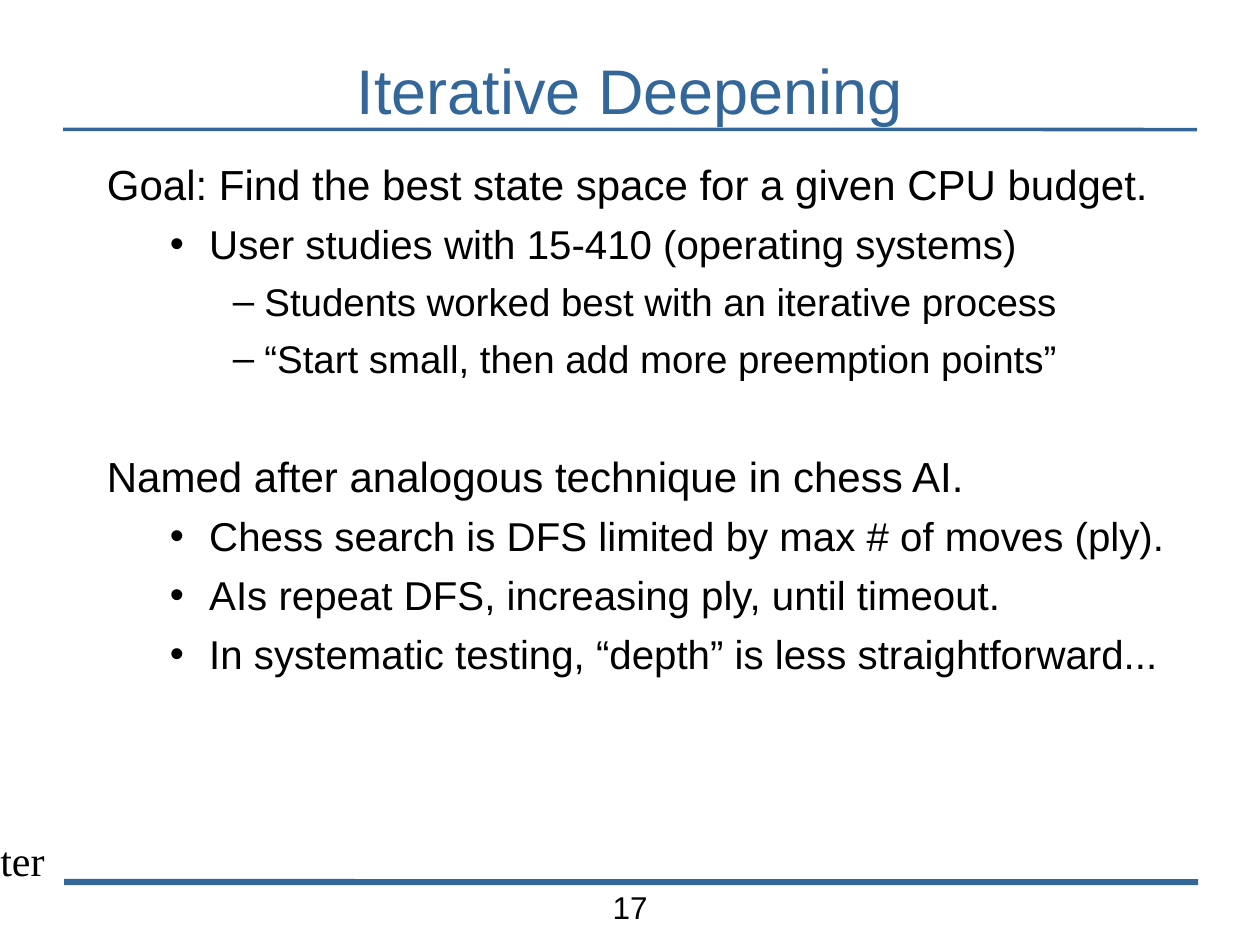
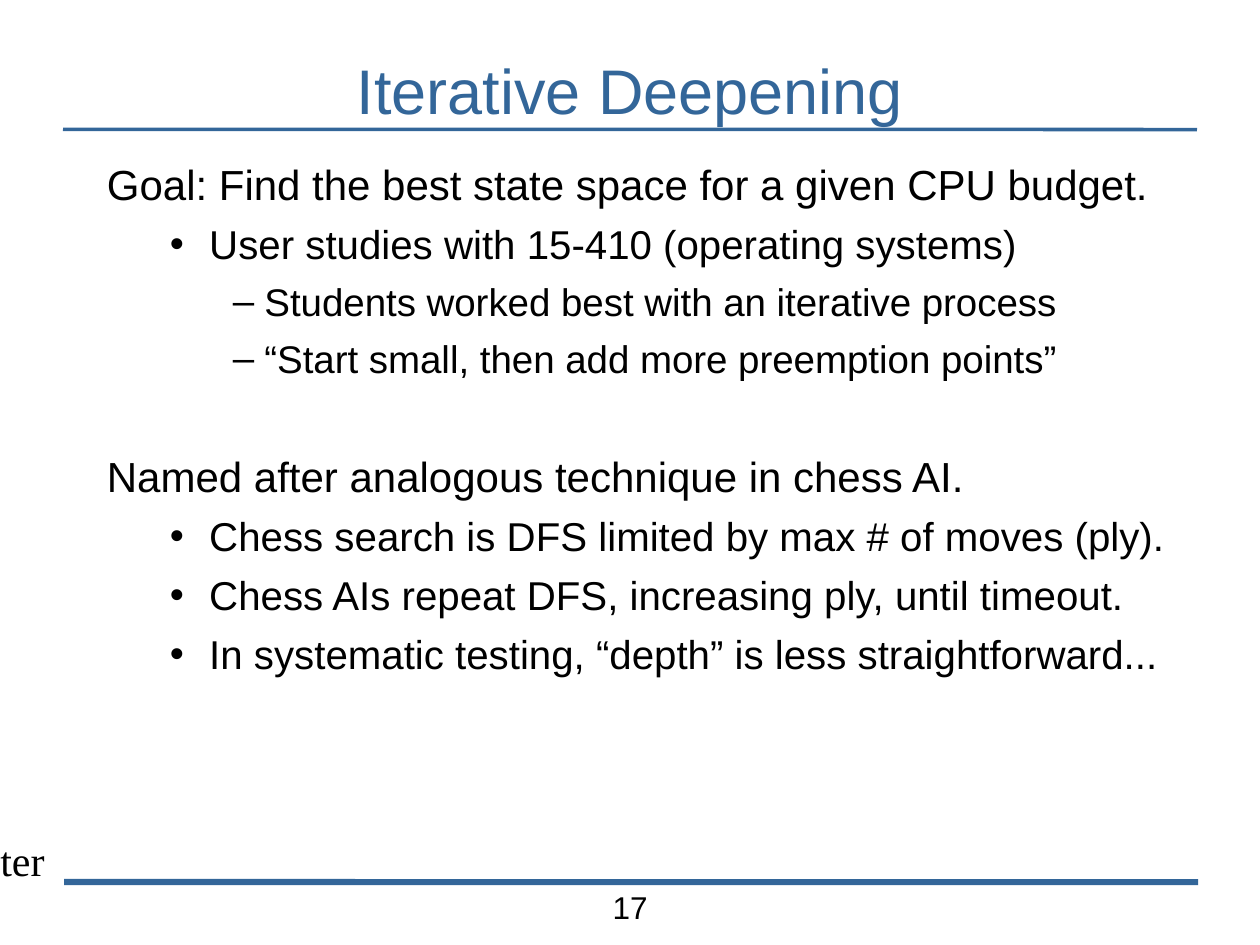
Before and after one commit to bblum/talks, a slide deck: slide 17 of pdl-retreat/2014/pdl-talk.odp. Drawn at 1260x945 pixels with LibreOffice and Linux fonts; fonts in the diff are those of the drawing; background and template pictures are left out. Boxes give left, top, right and bottom in pixels: in the first picture for what was removed or moved away, otherwise in the second. Text is boxed around its words. In the diff, an @@ line names an element or a change of style, - is before the commit and + after.

```diff
--- a/pdl-retreat/2014/pdl-talk.odp
+++ b/pdl-retreat/2014/pdl-talk.odp
@@ text at bbox=[209, 581, 1123, 618]: text changed @@
-  • AIs repeat DFS, increasing ply, until timeout.
+  • Chess AIs repeat DFS, increasing ply, until timeout.
```
Also in this commit, not shown: 1 other slide changed, 5 slides added.
